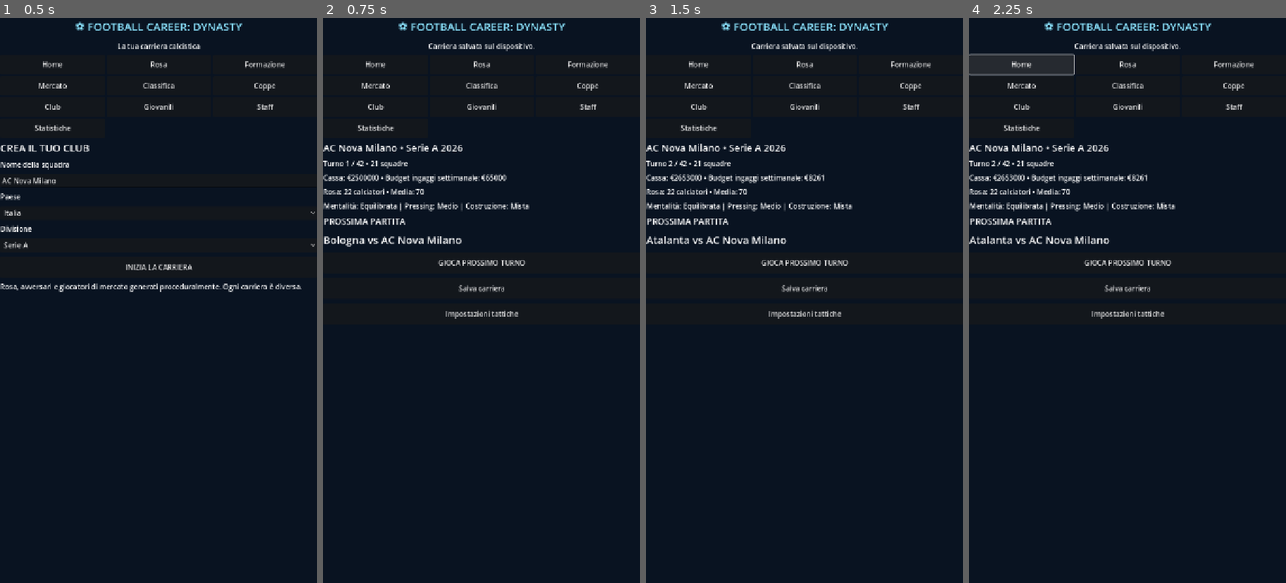
Above: before the commit, frames 1-4 (left to right).
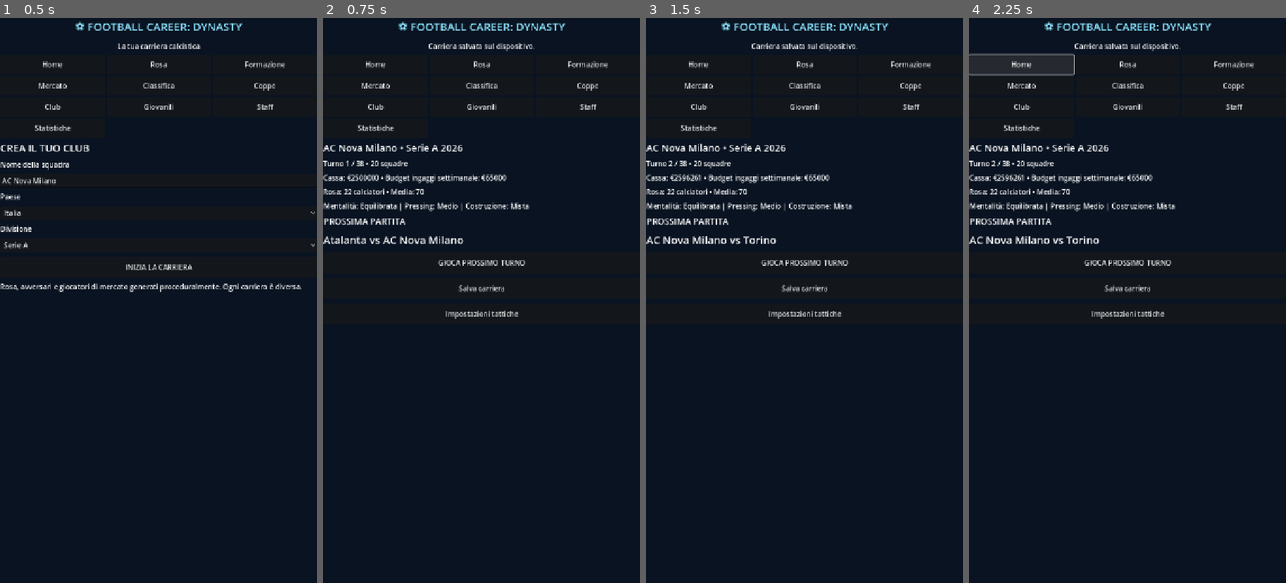
Above: after the commit, the same moments.

Repository: chat60216-debug/football-manager-
Game: Godot game, scene res://scenes/main.tscn
The game is run twice, just before and just after one commit, with the same random seed, the same clock (stepped at 60 frames per second) and the same inputs.
Inputs:
- Up to frame 1 (0.5 s): no input
- Up to frame 2 (0.75 s): click "INIZIA LA CARRIERA" at 0.5 s
- Up to frame 3 (1.5 s): click "GIOCA PROSSIMO TURNO" at 1.25 s
- Up to frame 4 (2.25 s): click "Home" at 2 s

Frame 1 is identical in both runs. In frame 2, 0.5% of the frame differs, in the area x 0-45%, y 25-41%; in frame 3, 0.5%, in the area x 2-58%, y 25-40%; in frame 4, 0.5%.

Commit message:
Add promotion and relegation and correct weekly wage accounting

Diff:
--- a/scripts/game.gd
+++ b/scripts/game.gd
@@ -230,6 +230,8 @@
 	league.clear()
 	var names: Array = _league_team_names()
 	if not names.has(club_name):
+		if names.size() >= 18:
+			names.pop_back()
 		names.append(club_name)
 	for team in names:
 		league.append({"name":team,"pts":0,"p":0,"w":0,"d":0,"l":0,"gf":0,"ga":0})
@@ -334,11 +336,11 @@
 			club_played = true
 			_apply_player_match(hg,ag)
 			cash += 80000+hg*7000
-			wage_budget -= _weekly_wages()
+			cash -= _weekly_wages()
 			if hg > ag:
 				cash += 45000
 	if not club_played:
-		wage_budget -= _weekly_wages()
+		cash -= _weekly_wages()
 		for p in players:
 			p.fitness = mini(100,int(p.fitness)+5)
 	for p in players:
@@ -826,7 +828,46 @@
 	_save_game()
 	_show_club()
 
+
+func _finish_season_and_move_club() -> void:
+	if league.is_empty():
+		return
+	var sorted: Array = league.duplicate()
+	sorted.sort_custom(func(a, b):
+		if int(a.get("pts", 0)) == int(b.get("pts", 0)):
+			var gd_a := int(a.get("gf", 0)) - int(a.get("ga", 0))
+			var gd_b := int(b.get("gf", 0)) - int(b.get("ga", 0))
+			if gd_a == gd_b:
+				return int(a.get("gf", 0)) > int(b.get("gf", 0))
+			return gd_a > gd_b
+		return int(a.get("pts", 0)) > int(b.get("pts", 0))
+	)
+	var position := -1
+	for i in range(sorted.size()):
+		if str(sorted[i].get("name", "")) == club_name:
+			position = i
+			break
+	if position >= 0:
+		season_history.append({"season":season,"division":division,"position":position + 1,"teams":sorted.size(),"points":int(sorted[position].get("pts", 0))})
+		if season_history.size() > 12:
+			season_history.pop_front()
+	var divisions: Array = DIVISIONS.get(country, [])
+	var current_index := divisions.find(division)
+	if current_index < 0 or position < 0:
+		return
+	if position == 0 and current_index < divisions.size() - 1:
+		division = str(divisions[current_index + 1])
+		cash += 1500000
+		european_status = "Promosso in " + division
+	elif position >= sorted.size() - 3 and current_index > 0:
+		division = str(divisions[current_index - 1])
+		cash = maxi(0, cash - 300000)
+		european_status = "Retrocesso in " + division
+	else:
+		european_status = "Confermato in " + division
+
 func _new_season() -> void:
+	_finish_season_and_move_club()
 	season += 1
 	day = 0
 	for i in range(players.size() - 1, -1, -1):
@@ -979,6 +1020,9 @@
 	for i in range(mini(10, sorted_players.size())):
 		var p: Dictionary = sorted_players[i]
 		_label(str(i + 1) + ". " + str(p.get("name", "Giocatore")) + " — " + str(p.get("goals", 0)) + " gol • " + str(p.get("apps", 0)) + " pres. • " + str(p.get("assists", 0)) + " assist")
+	_label("STORICO CAMPIONATI", 18)
+	for record in season_history:
+		_label(str(record.get("season", "")) + " • " + str(record.get("division", "")) + " • Posizione " + str(record.get("position", "-")) + "/" + str(record.get("teams", "")) + " • " + str(record.get("points", 0)) + " pt")
 	_label("DISCIPLINA E DISPONIBILITÀ", 18)
 	for p in players:
 		if int(p.get("yellow", 0)) > 0 or int(p.get("red", 0)) > 0 or int(p.get("injury", 0)) > 0 or int(p.get("suspension", 0)) > 0:
